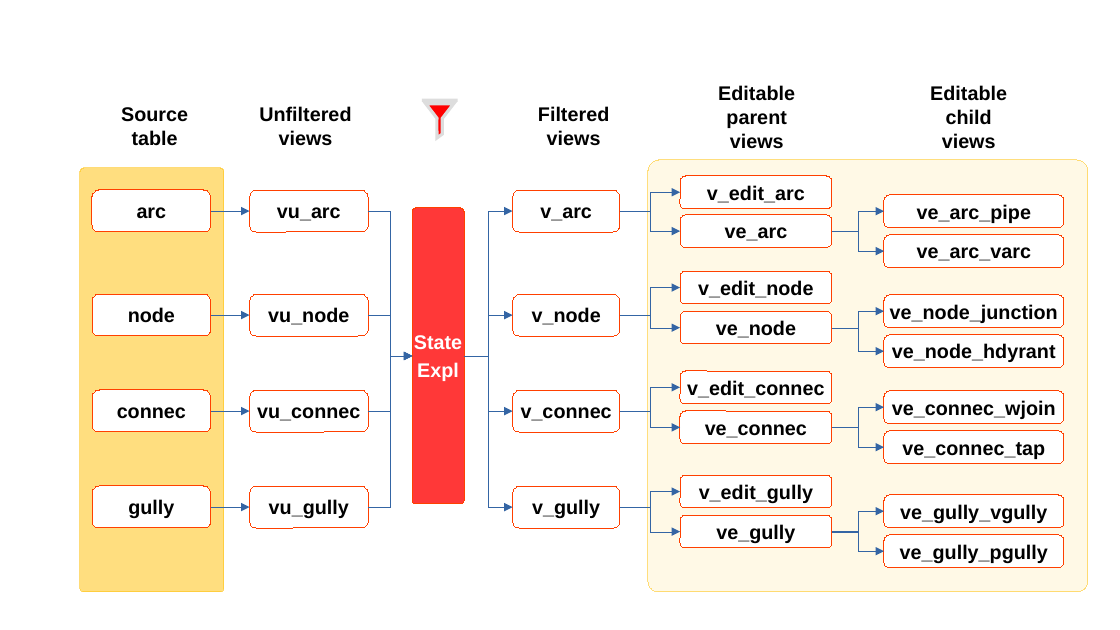
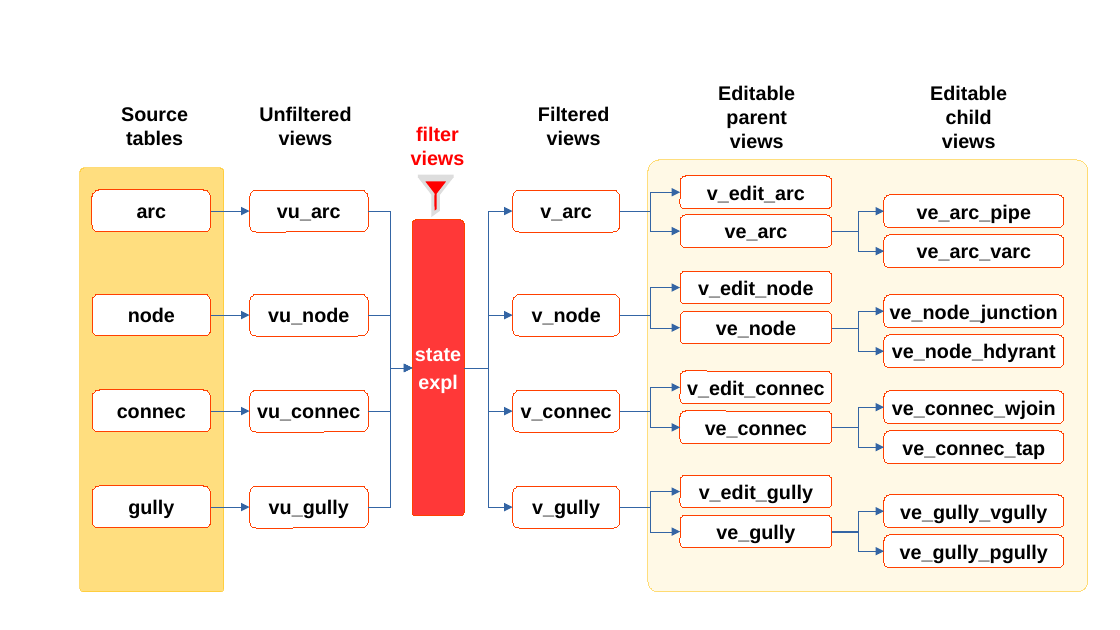
Before and after one commit to Giswater/docs, a slide deck: slide 1 of source/views_strategy.odp. Drawn at 1120x630 pixels with LibreOffice and Linux fonts; fonts in the diff are those of the drawing. Boxes give left, top, right and bottom in pixels: in the first picture for what was removed or moved away, otherwise in the second. Text is boxed around its words. In the diff, an @@ line names an element or a change of style, - is before the commit and + after.

Commit message:
Update views_strartegy image

```diff
--- a/source/views_strategy.odp
+++ b/source/views_strategy.odp
@@ text at box(126, 130, 183, 146): text changed @@
-table
+tables
@@ text added at box(411, 126, 465, 166), 14 pt, text #FF0000, bold @@
+filter
+views
@@ line moved from (424, 101) - (456, 101) to (420, 176) - (452, 176) @@
@@ freeform shape: place and size @@
-freeform shape at box(426, 104, 453, 138)
+freeform shape at box(422, 180, 449, 214)
@@ elbow arrow moved from (369, 211) - (413, 356) to (369, 211) - (413, 368) @@
@@ freeform shape "state": place and size @@
-freeform shape "state" at box(413, 208, 464, 504)
+freeform shape "state" at box(413, 221, 464, 516)
@@ elbow arrow moved from (464, 356) - (513, 211) to (464, 368) - (513, 211) @@
@@ elbow arrow moved from (369, 315) - (413, 356) to (369, 315) - (413, 368) @@
@@ elbow arrow moved from (464, 356) - (513, 315) to (464, 368) - (513, 315) @@
@@ text in freeform shape at box(415, 348, 461, 393): text changed @@
-State
-Expl
+state
+expl
@@ elbow arrow moved from (369, 507) - (413, 356) to (369, 507) - (413, 368) @@
@@ elbow arrow moved from (369, 412) - (413, 356) to (369, 412) - (413, 368) @@
@@ elbow arrow moved from (464, 356) - (513, 507) to (464, 368) - (513, 507) @@
@@ elbow arrow moved from (464, 356) - (513, 412) to (464, 368) - (513, 412) @@
```
Also in this commit, not shown: 1 other file.
